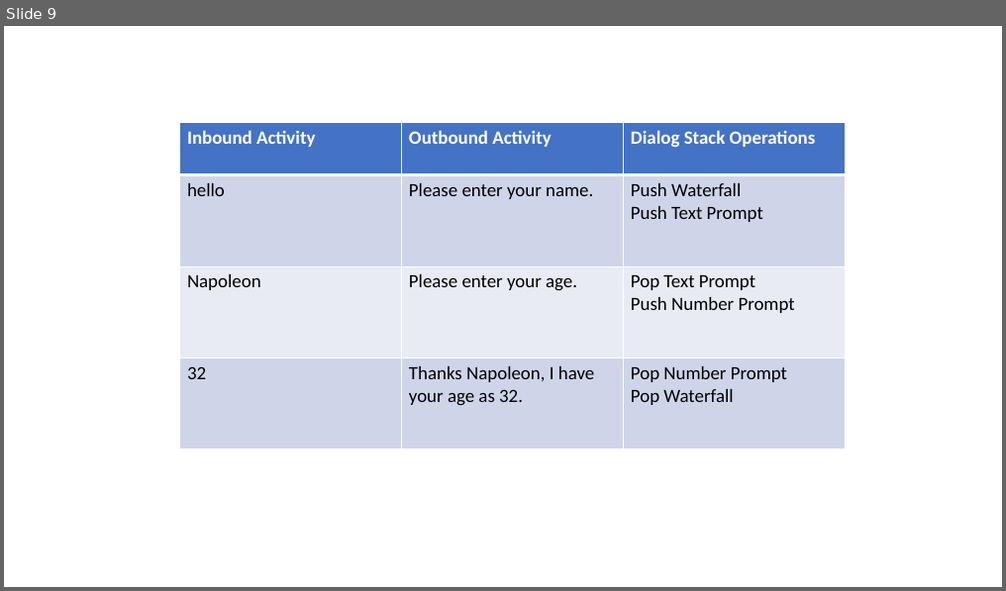
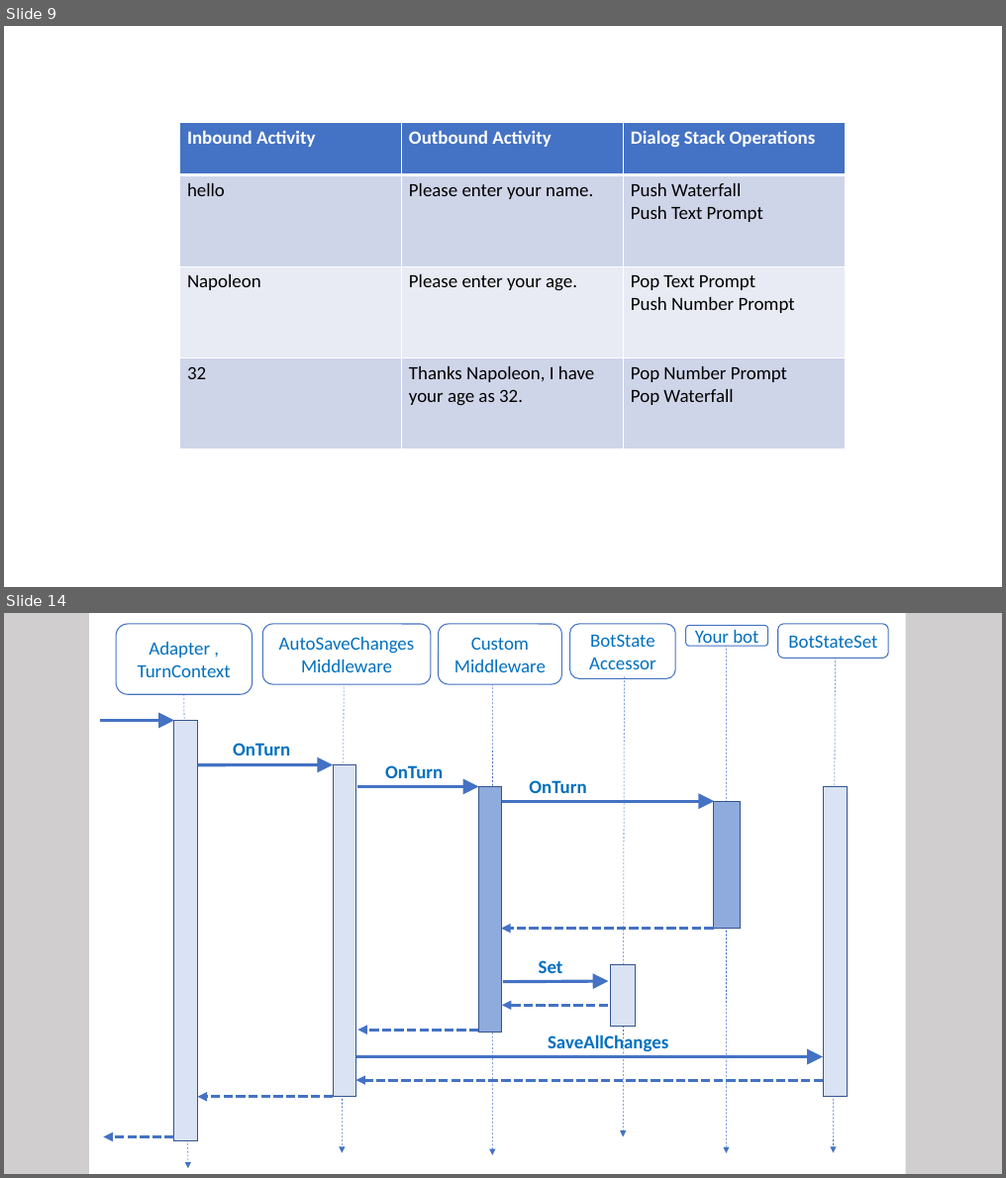
Before and after one commit to MicrosoftDocs/bot-docs, a slide deck: art-source/power-point/bot-concepts-art.pptx. Shown one above the other, each under a label of ours: slide 9 before the commit, slides 9 and 14 after it; the slides between them are not shown. The pictures are 1006x591 and 1006x1178 pixels, drawn with LibreOffice and Linux fonts; fonts in the diff are those of the drawing. Boxes give left, top, right and bottom in pixels: in the first picture for what was removed or moved away, otherwise in the second. Text is boxed around its words. In the diff, an @@ line names an element or a change of style, - is before the commit and + after.

```diff
--- a/art-source/power-point/bot-concepts-art.pptx
+++ b/art-source/power-point/bot-concepts-art.pptx
@@ slide 14 added at <box>4,613,1002,1174</box>, background #D0CECE @@
@@ group added at <box>89,613,906,1174</box>: 18 arrows, 7 rectangles, 6 rounded rectangles, 5 texts @@
+Adapter ,
+TurnContext
+OnTurn
+SaveAllChanges
+Your bot
+BotStateSet
+AutoSaveChanges
+Middleware
+Custom
+Middleware
+OnTurn
+BotState
+Accessor
+OnTurn
+Set
```
Also in this commit, not shown: 5 slides changed, 4 other slides added, 20 other files.
